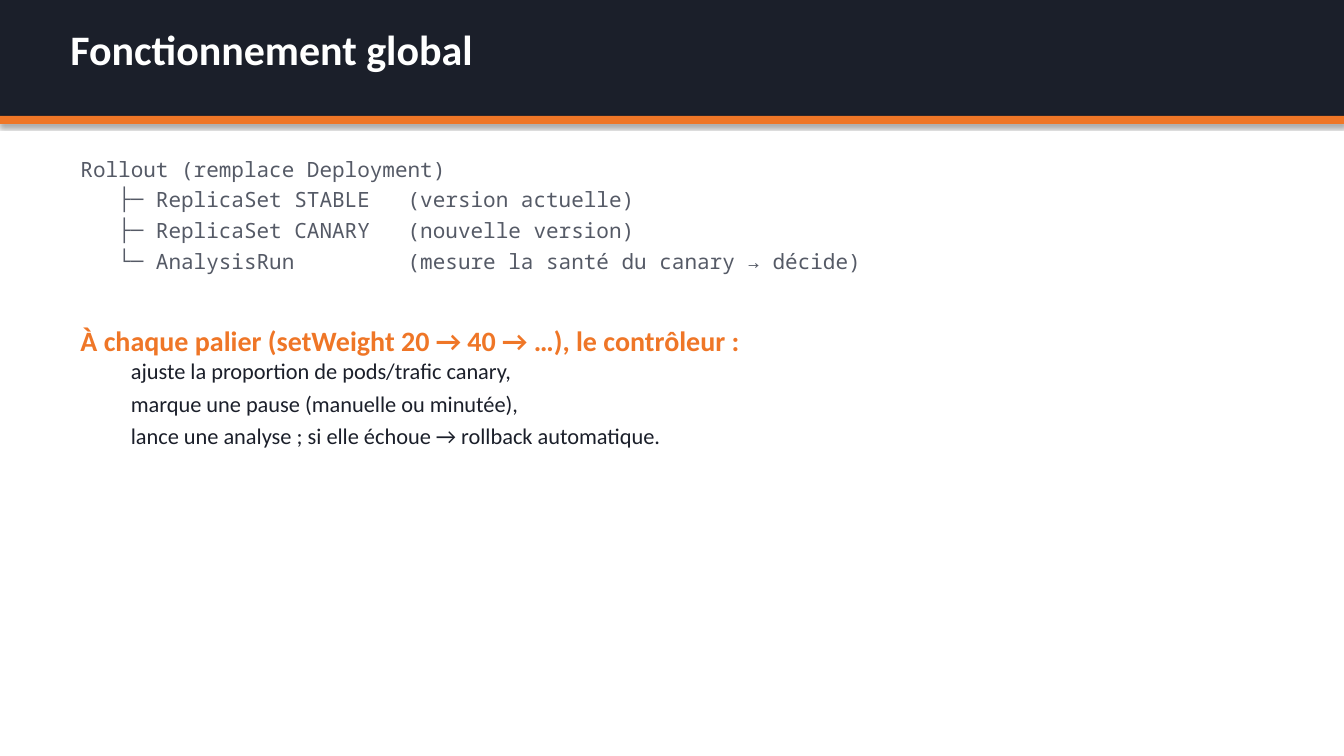
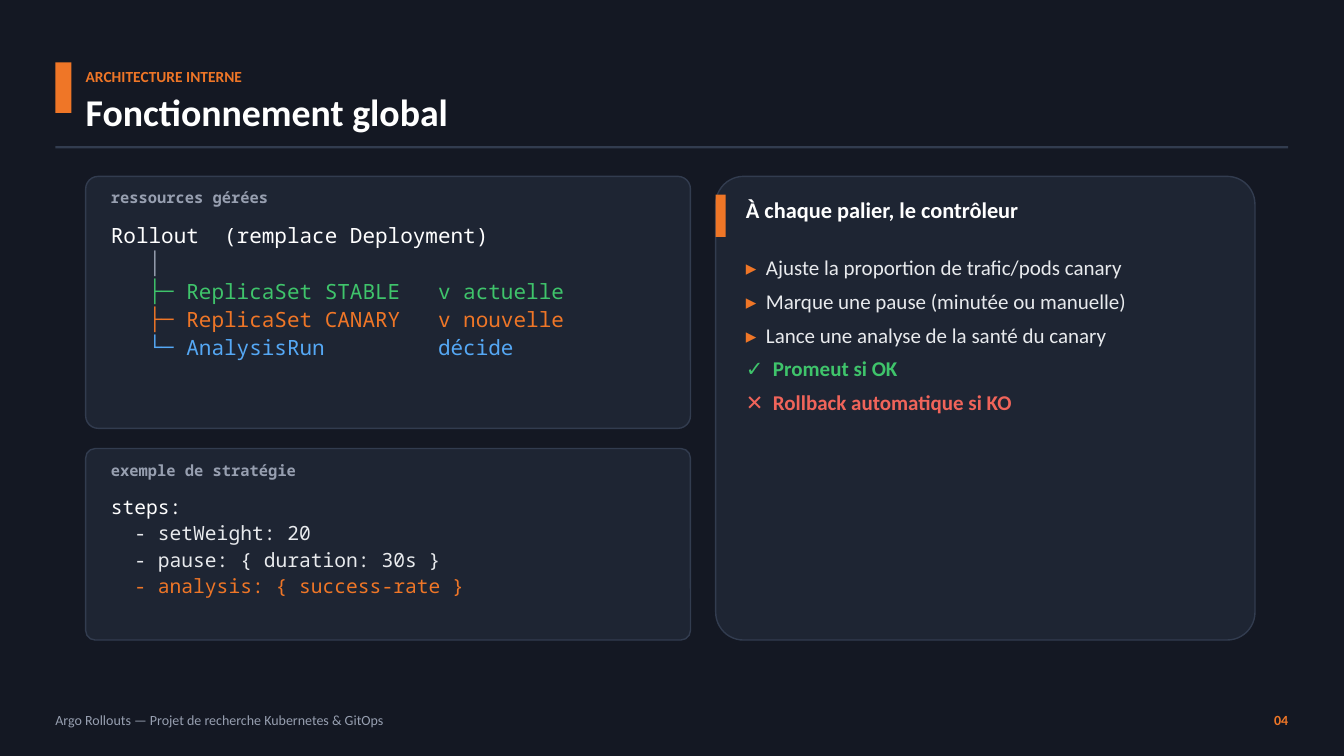
Before and after one commit to Louis-JB/argo-rollouts-demo, a slide deck: slide 5 of slides/argo-rollouts.pptx. Drawn at 1344x756 pixels with LibreOffice and Linux fonts; fonts in the diff are those of the drawing. Boxes give left, top, right and bottom in pixels: in the first picture for what was removed or moved away, otherwise in the second. Text is boxed around its words. In the diff, an @@ line names an element or a change of style, - is before the commit and + after.

Commit message:
Refonte du PowerPoint : thème sombre élégant + capture réelle de l'UI
- Nouveau design (cartes, colonnes, code boxes, pieds de page, page de titre)
- 13 slides conformes (10-15) couvrant les 4 parties
- Capture navigateur réelle de l'UI rollouts-demo (Chromium headless)
- Images terminal colorisées des démos canary/rollback

```diff
--- a/slides/argo-rollouts.pptx
+++ b/slides/argo-rollouts.pptx
@@ background #FFFFFF to #141823 @@
@@ rectangle removed at [0,0,1344,116] @@
@@ text "ARCHITECTURE INTERNE": place and size @@
-text "ARCHITECTURE INTERNE" at [70,35,472,72]
+text "ARCHITECTURE INTERNE" at [86,72,448,133]
@@ text "ARCHITECTURE INTERNE" at [86,72,448,133]: vertical alignment top to middle @@
@@ rectangle added at [55,63,72,113], fill #EF7627 @@
@@ text at [86,72,242,82]: paragraph added @@
+ARCHITECTURE INTERNE
@@ text at [86,99,448,133]: size 30 to 27 pt in "Fonctionnement global"; more space between paragraphs @@
@@ rectangle: place and size @@
-rectangle at [0,116,1344,124]
+rectangle at [55,146,1289,148]
@@ rectangle at [55,146,1289,148]: fill #EF7627 to #323C4F; shadow off @@
@@ text removed at [80,161,861,448] @@
-Rollout (remplace Deployment)
-├─ ReplicaSet STABLE (version actuelle)
-├─ ReplicaSet CANARY (nouvelle version)
-└─ AnalysisRun (mesure la santé du canary → décide)
-À chaque palier (setWeight 20 → 40 → …), le contrôleur :
-  ajuste la proportion de pods/trafic canary,
-  marque une pause (manuelle ou minutée),
-  lance une analyse ; si elle échoue → rollback automatique.
@@ rounded rectangle added at [86,176,691,429], fill #1E2533, outline #323C4F 1 pt @@
@@ rounded rectangle added at [716,176,1255,640], fill #1E2533, outline #323C4F 1 pt @@
@@ text added at [111,191,269,207], 11 pt, text #979FB0, bold @@
+ressources gérées
@@ rectangle added at [716,195,726,237], fill #EF7627 @@
@@ text added at [746,200,1018,222], 16 pt, text #FFFFFF, bold @@
+À chaque palier, le contrôleur
@@ text added at [111,227,564,360], 15 pt, text #FFFFFF @@
+Rollout (remplace Deployment)
+│
+├─ ReplicaSet STABLE v actuelle
+├─ ReplicaSet CANARY v nouvelle
+└─ AnalysisRun décide
@@ text added at [766,260,1126,414], 15 pt, text #E8EAED @@
+▸ Ajuste la proportion de trafic/pods canary
+▸ Marque une pause (minutée ou manuelle)
+▸ Lance une analyse de la santé du canary
+✓ Promeut si OK
+✕ Rollback automatique si KO
@@ rounded rectangle added at [86,449,691,640], fill #1E2533, outline #323C4F 1 pt @@
@@ text added at [111,464,296,480], 11 pt, text #979FB0, bold @@
+exemple de stratégie
@@ text added at [111,500,440,598], 14 pt, text #E8EAED @@
+steps:
+- setWeight: 20
+- pause: { duration: 30s }
+- analysis: { success-rate }
@@ text added at [55,715,384,728], 10 pt, text #979FB0 @@
+Argo Rollouts — Projet de recherche Kubernetes & GitOps
@@ text added at [1274,716,1288,725], 10 pt, text #EF7627, bold @@
+04
```
Also in this commit, not shown: 11 other slides changed, 1 slide added, 3 slides removed, 3 other files.
